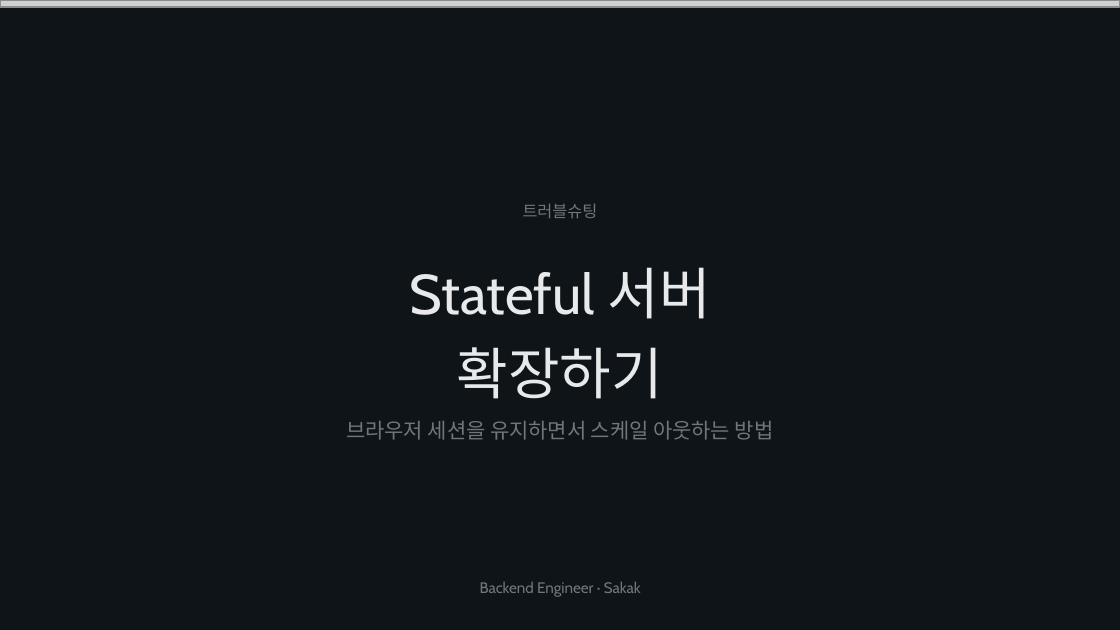
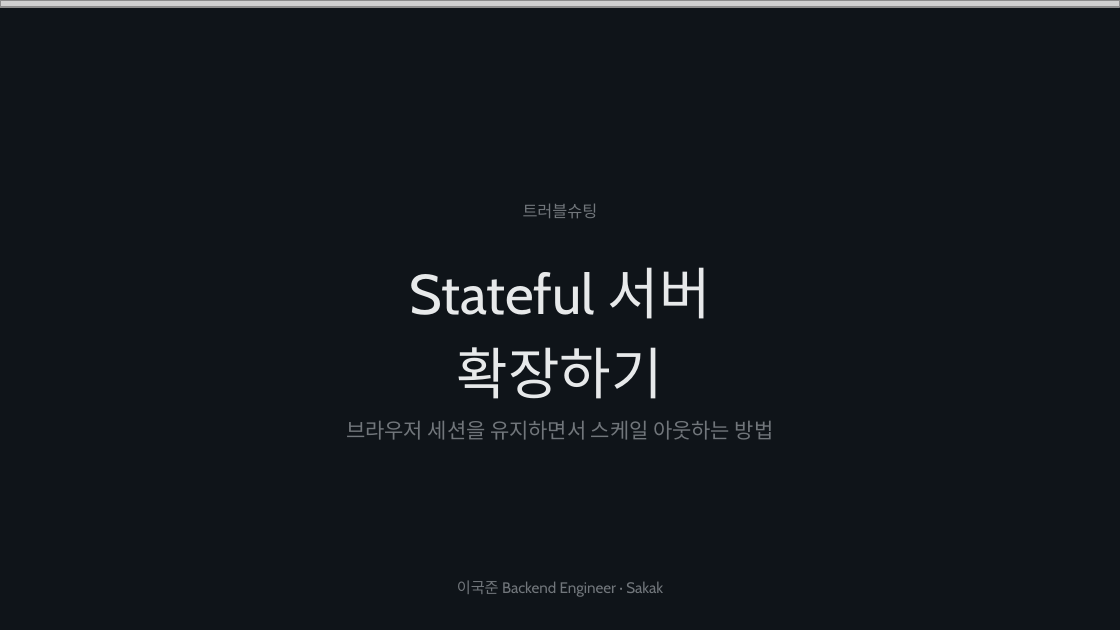
Before and after one commit to hsnyus-09/ts-backend-meetup, a slide deck: slide 1 of public/2601/session3.pptx. Drawn at 1120x630 pixels with LibreOffice and Linux fonts; fonts in the diff are those of the drawing; grey boxes stand for pictures. Boxes give left, top, right and bottom in pixels: in the first picture for what was removed or moved away, otherwise in the second. Text is boxed around its words. In the diff, an @@ line names an element or a change of style, - is before the commit and + after.

```diff
--- a/public/2601/session3.pptx
+++ b/public/2601/session3.pptx
@@ text at <box>457,580,663,597</box>: text changed @@
-Backend Engineer · Sakak
+이국준 Backend Engineer · Sakak
```
Also in this commit, not shown: 7 other slides changed, 3 slides added, 2 slides removed, 1 other file.
